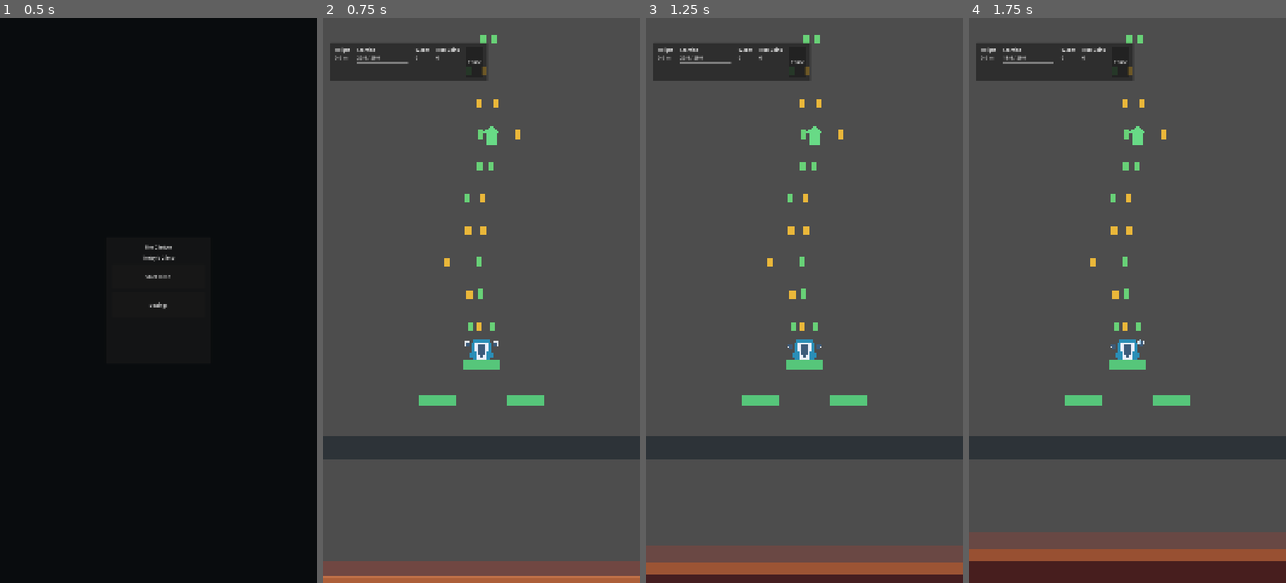
Above: before the commit, frames 1-4 (left to right).
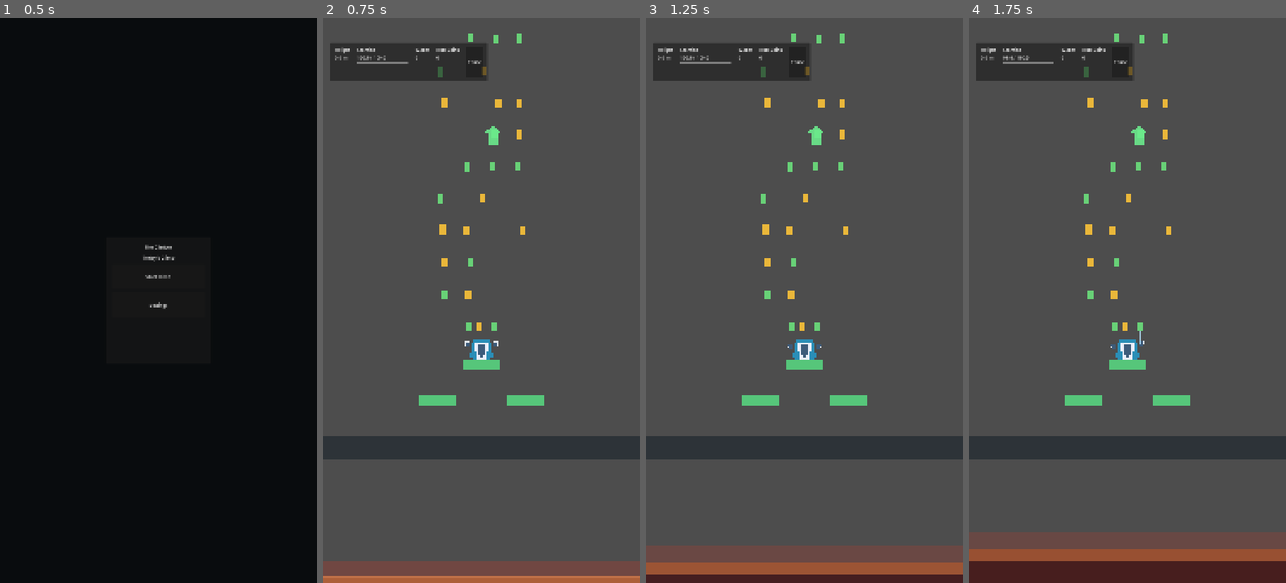
Above: after the commit, the same moments.

Repository: Khanh04/the-climber
Game: Godot game, scene res://scenes/main/main_menu_scene.tscn
Two runs of this game, one before a commit and one after it. Both use one fixed random seed, a clock stepped at 60 frames per second and the inputs below.
Inputs (mouse positions are in pixels of both pictures, inside the frame that each line leads up to):
- Up to frame 1 (0.5 s): no input
- Up to frame 2 (0.75 s): click "Start Climb" at 0.5 s
- Up to frame 3 (1.25 s): no input
- Up to frame 4 (1.75 s): tap Enter at 1.25 s; move the mouse to (1197, 272) at 1.27 s; hold D (debug_right_grip) from 1.28 s (still down); hold Shift from 1.28 s (still down); click (1197, 272) at 1.42 s

Frame 1 is identical in both runs. In frame 2, 0.8% of the frame differs, in the area x 10-64%, y 2-56%; in frame 3, 0.8%; in frame 4, 0.8%.

Commit message:
feat: Update lane position ratios and enhance support lane logic for route generation

Diff:
--- a/resources/config/generation_tuning.gd
+++ b/resources/config/generation_tuning.gd
@@ -20,9 +20,9 @@
 ## Horizontal meters available for generated lanes inside a chunk.
 @export var chunk_width_meters: float = 3.0
 ## Ratio of half-width used for the inner left and inner right lane anchors.
-@export var inner_lane_position_ratio: float = 0.28
+@export var inner_lane_position_ratio: float = 0.32
 ## Ratio of half-width used for the outer left and outer right lane anchors.
-@export var outer_lane_position_ratio: float = 0.82
+@export var outer_lane_position_ratio: float = 0.88
 ## Height of the opener's first reachable row above the reset anchor.
 @export var opener_first_row_height_meters: float = 0.72
 ## Clearance kept between the top of the opener route and the chunk ceiling.
--- a/scenes/main/run_scene.tscn
+++ b/scenes/main/run_scene.tscn
@@ -18,7 +18,7 @@
 
 [sub_resource type="Resource" id="Resource_stamina"]
 script = ExtResource("3_stamina")
-one_hand_seconds = 20.0
+one_hand_seconds = 100.0
 
 [sub_resource type="Resource" id="Resource_generation"]
 script = ExtResource("10_generation")
--- a/src/gameplay/generation/chunk_route_population_builder.gd
+++ b/src/gameplay/generation/chunk_route_population_builder.gd
@@ -14,6 +14,7 @@
 const RouteBranchSideScript = preload("res://src/gameplay/generation/route_branch_side.gd")
 const RouteHazardPlacementScript: GDScript = preload("res://src/gameplay/generation/route_hazard_placement.gd")
 const RouteLaneScript = preload("res://src/gameplay/generation/route_lane.gd")
+const RouteMovementStyleScript = preload("res://src/gameplay/generation/route_movement_style.gd")
 const RoutePlannedPathScript = preload("res://src/gameplay/generation/route_planned_path.gd")
 const RoutePopulatedHoldScript: GDScript = preload("res://src/gameplay/generation/route_populated_hold.gd")
 const RouteRewardPlacementScript: GDScript = preload("res://src/gameplay/generation/route_reward_placement.gd")
@@ -164,25 +165,230 @@
 		return support_lanes
 
 	RouteRowRoleScript.assert_valid(row_role)
-	_append_unique_support_lane(support_lanes, _get_beginner_single_support_lane(plan, row_index, safe_lane), safe_lane)
+	if row_role == RouteRowRoleScript.Value.DECISION:
+		return _get_easy_decision_support_lanes(plan, row_index, safe_lane)
+	if row_role == RouteRowRoleScript.Value.CATCH:
+		return _get_easy_catch_support_lanes(plan, row_index, safe_lane)
+
+	_append_unique_support_lane(support_lanes, _get_easy_single_support_lane(plan, row_index, safe_lane), safe_lane)
 	return support_lanes
 
+func _get_easy_single_support_lane(plan: ChunkRoutePlanScript, row_index: int, safe_lane: int) -> int:
+	Validation.require_condition(plan != null, "ChunkRoutePopulationBuilder easy single supports require a route plan.")
+	RouteLaneScript.assert_valid(safe_lane)
+	match plan.movement_style:
+		RouteMovementStyleScript.Value.LADDER:
+			return _get_beginner_single_support_lane(plan, row_index, safe_lane)
+		RouteMovementStyleScript.Value.ZIGZAG:
+			return _get_easy_zigzag_support_lane(plan, row_index, safe_lane)
+		RouteMovementStyleScript.Value.RECOVERY:
+			return _get_easy_recovery_support_lane(plan, row_index, safe_lane)
+		_:
+			RouteMovementStyleScript.assert_valid(plan.movement_style)
+			return _get_beginner_single_support_lane(plan, row_index, safe_lane)
+
+func _get_easy_decision_support_lanes(plan: ChunkRoutePlanScript, row_index: int, safe_lane: int) -> Array[int]:
+	Validation.require_condition(plan != null, "ChunkRoutePopulationBuilder easy decision supports require a route plan.")
+	RouteLaneScript.assert_valid(safe_lane)
+	match plan.movement_style:
+		RouteMovementStyleScript.Value.LADDER:
+			return _get_easy_wide_side_support_lanes(safe_lane)
+		RouteMovementStyleScript.Value.ZIGZAG:
+			return _get_easy_zigzag_decision_support_lanes(plan, row_index, safe_lane)
+		RouteMovementStyleScript.Value.RECOVERY:
+			return _get_easy_recovery_decision_support_lanes(safe_lane)
+		_:
+			RouteMovementStyleScript.assert_valid(plan.movement_style)
+			return _get_easy_wide_side_support_lanes(safe_lane)
+
+func _get_easy_wide_side_support_lanes(safe_lane: int) -> Array[int]:
+	RouteLaneScript.assert_valid(safe_lane)
+	var support_lanes: Array[int] = []
+	match safe_lane:
+		RouteLaneScript.Value.CENTER:
+			_append_unique_support_lane(support_lanes, RouteLaneScript.Value.OUTER_LEFT, safe_lane)
+			_append_unique_support_lane(support_lanes, RouteLaneScript.Value.OUTER_RIGHT, safe_lane)
+		RouteLaneScript.Value.INNER_LEFT:
+			_append_unique_support_lane(support_lanes, RouteLaneScript.Value.OUTER_LEFT, safe_lane)
+			_append_unique_support_lane(support_lanes, RouteLaneScript.Value.OUTER_RIGHT, safe_lane)
+		RouteLaneScript.Value.OUTER_LEFT:
+			_append_unique_support_lane(support_lanes, RouteLaneScript.Value.INNER_LEFT, safe_lane)
+			_append_unique_support_lane(support_lanes, RouteLaneScript.Value.OUTER_RIGHT, safe_lane)
+		RouteLaneScript.Value.INNER_RIGHT:
+			_append_unique_support_lane(support_lanes, RouteLaneScript.Value.OUTER_LEFT, safe_lane)
+			_append_unique_support_lane(support_lanes, RouteLaneScript.Value.OUTER_RIGHT, safe_lane)
+		RouteLaneScript.Value.OUTER_RIGHT:
+			_append_unique_support_lane(support_lanes, RouteLaneScript.Value.OUTER_LEFT, safe_lane)
+			_append_unique_support_lane(support_lanes, RouteLaneScript.Value.INNER_RIGHT, safe_lane)
+		_:
+			Validation.require_condition(false, "ChunkRoutePopulationBuilder easy wide supports require a supported safe lane.")
+
+	return support_lanes
+
+func _get_easy_zigzag_decision_support_lanes(plan: ChunkRoutePlanScript, row_index: int, safe_lane: int) -> Array[int]:
+	Validation.require_condition(plan != null, "ChunkRoutePopulationBuilder zigzag decision supports require a route plan.")
+	RouteLaneScript.assert_valid(safe_lane)
+	var support_lanes: Array[int] = []
+	var leans_left: bool = ((row_index + plan.chunk_index) % 2) == 0
+	match safe_lane:
+		RouteLaneScript.Value.CENTER:
+			if leans_left:
+				_append_unique_support_lane(support_lanes, RouteLaneScript.Value.OUTER_LEFT, safe_lane)
+				_append_unique_support_lane(support_lanes, RouteLaneScript.Value.INNER_RIGHT, safe_lane)
+			else:
+				_append_unique_support_lane(support_lanes, RouteLaneScript.Value.INNER_LEFT, safe_lane)
+				_append_unique_support_lane(support_lanes, RouteLaneScript.Value.OUTER_RIGHT, safe_lane)
+		RouteLaneScript.Value.INNER_LEFT:
+			_append_unique_support_lane(support_lanes, RouteLaneScript.Value.OUTER_LEFT, safe_lane)
+			_append_unique_support_lane(support_lanes, RouteLaneScript.Value.INNER_RIGHT, safe_lane)
+		RouteLaneScript.Value.OUTER_LEFT:
+			_append_unique_support_lane(support_lanes, RouteLaneScript.Value.INNER_LEFT, safe_lane)
+			_append_unique_support_lane(support_lanes, RouteLaneScript.Value.INNER_RIGHT, safe_lane)
+		RouteLaneScript.Value.INNER_RIGHT:
+			_append_unique_support_lane(support_lanes, RouteLaneScript.Value.INNER_LEFT, safe_lane)
+			_append_unique_support_lane(support_lanes, RouteLaneScript.Value.OUTER_RIGHT, safe_lane)
+		RouteLaneScript.Value.OUTER_RIGHT:
+			_append_unique_support_lane(support_lanes, RouteLaneScript.Value.INNER_LEFT, safe_lane)
+			_append_unique_support_lane(support_lanes, RouteLaneScript.Value.INNER_RIGHT, safe_lane)
+		_:
+			Validation.require_condition(false, "ChunkRoutePopulationBuilder zigzag decision supports require a supported safe lane.")
+
+	return support_lanes
+
+func _get_easy_recovery_decision_support_lanes(safe_lane: int) -> Array[int]:
+	RouteLaneScript.assert_valid(safe_lane)
+	var support_lanes: Array[int] = []
+	match safe_lane:
+		RouteLaneScript.Value.CENTER:
+			_append_unique_support_lane(support_lanes, RouteLaneScript.Value.INNER_LEFT, safe_lane)
+			_append_unique_support_lane(support_lanes, RouteLaneScript.Value.INNER_RIGHT, safe_lane)
+		RouteLaneScript.Value.INNER_LEFT:
+			_append_unique_support_lane(support_lanes, RouteLaneScript.Value.OUTER_LEFT, safe_lane)
+			_append_unique_support_lane(support_lanes, RouteLaneScript.Value.INNER_RIGHT, safe_lane)
+		RouteLaneScript.Value.OUTER_LEFT:
+			_append_unique_support_lane(support_lanes, RouteLaneScript.Value.INNER_LEFT, safe_lane)
+			_append_unique_support_lane(support_lanes, RouteLaneScript.Value.INNER_RIGHT, safe_lane)
+		RouteLaneScript.Value.INNER_RIGHT:
+			_append_unique_support_lane(support_lanes, RouteLaneScript.Value.INNER_LEFT, safe_lane)
+			_append_unique_support_lane(support_lanes, RouteLaneScript.Value.OUTER_RIGHT, safe_lane)
+		RouteLaneScript.Value.OUTER_RIGHT:
+			_append_unique_support_lane(support_lanes, RouteLaneScript.Value.INNER_LEFT, safe_lane)
+			_append_unique_support_lane(support_lanes, RouteLaneScript.Value.INNER_RIGHT, safe_lane)
+		_:
+			Validation.require_condition(false, "ChunkRoutePopulationBuilder recovery decision supports require a supported safe lane.")
+
+	return support_lanes
+
+func _get_easy_catch_support_lanes(plan: ChunkRoutePlanScript, row_index: int, safe_lane: int) -> Array[int]:
+	Validation.require_condition(plan != null, "ChunkRoutePopulationBuilder easy catch supports require a route plan.")
+	RouteLaneScript.assert_valid(safe_lane)
+	var support_lanes: Array[int] = []
+	match safe_lane:
+		RouteLaneScript.Value.CENTER:
+			if ((row_index + plan.chunk_index) % 2) == 0:
+				_append_unique_support_lane(support_lanes, RouteLaneScript.Value.INNER_LEFT, safe_lane)
+				_append_unique_support_lane(support_lanes, RouteLaneScript.Value.OUTER_RIGHT, safe_lane)
+			else:
+				_append_unique_support_lane(support_lanes, RouteLaneScript.Value.OUTER_LEFT, safe_lane)
+				_append_unique_support_lane(support_lanes, RouteLaneScript.Value.INNER_RIGHT, safe_lane)
+		RouteLaneScript.Value.INNER_LEFT:
+			_append_unique_support_lane(support_lanes, RouteLaneScript.Value.OUTER_LEFT, safe_lane)
+			_append_unique_support_lane(support_lanes, RouteLaneScript.Value.INNER_RIGHT, safe_lane)
+		RouteLaneScript.Value.OUTER_LEFT:
+			_append_unique_support_lane(support_lanes, RouteLaneScript.Value.INNER_LEFT, safe_lane)
+			_append_unique_support_lane(support_lanes, RouteLaneScript.Value.INNER_RIGHT, safe_lane)
+		RouteLaneScript.Value.INNER_RIGHT:
+			_append_unique_support_lane(support_lanes, RouteLaneScript.Value.INNER_LEFT, safe_lane)
+			_append_unique_support_lane(support_lanes, RouteLaneScript.Value.OUTER_RIGHT, safe_lane)
+		RouteLaneScript.Value.OUTER_RIGHT:
+			_append_unique_support_lane(support_lanes, RouteLaneScript.Value.INNER_LEFT, safe_lane)
+			_append_unique_support_lane(support_lanes, RouteLaneScript.Value.INNER_RIGHT, safe_lane)
+		_:
+			Validation.require_condition(false, "ChunkRoutePopulationBuilder easy catch supports require a supported safe lane.")
+
+	return support_lanes
+
 func _get_beginner_single_support_lane(plan: ChunkRoutePlanScript, row_index: int, safe_lane: int) -> int:
 	RouteLaneScript.assert_valid(safe_lane)
-	if safe_lane == RouteLaneScript.Value.CENTER:
-		if plan.optional_route_required:
-			return _get_support_lane_opposite_branch(plan, row_index)
-
-		return _get_alternating_beginner_support_lane(plan, row_index)
-
-	return RouteLaneScript.Value.CENTER
-
-func _get_alternating_beginner_support_lane(plan: ChunkRoutePlanScript, row_index: int) -> int:
+	match safe_lane:
+		RouteLaneScript.Value.CENTER:
+			if plan.optional_route_required:
+				return _get_wide_support_lane_opposite_branch(plan, row_index)
+
+			return _get_alternating_beginner_outer_lane(plan, row_index)
+		RouteLaneScript.Value.INNER_LEFT:
+			return RouteLaneScript.Value.OUTER_LEFT
+		RouteLaneScript.Value.OUTER_LEFT:
+			return RouteLaneScript.Value.INNER_LEFT
+		RouteLaneScript.Value.INNER_RIGHT:
+			return RouteLaneScript.Value.OUTER_RIGHT
+		RouteLaneScript.Value.OUTER_RIGHT:
+			return RouteLaneScript.Value.INNER_RIGHT
+		_:
+			Validation.require_condition(false, "ChunkRoutePopulationBuilder beginner support lanes require a supported safe lane.")
+			return RouteLaneScript.Value.CENTER
+
+func _get_easy_zigzag_support_lane(plan: ChunkRoutePlanScript, row_index: int, safe_lane: int) -> int:
+	Validation.require_condition(plan != null, "ChunkRoutePopulationBuilder zigzag supports require a route plan.")
+	RouteLaneScript.assert_valid(safe_lane)
+	match safe_lane:
+		RouteLaneScript.Value.CENTER:
+			return _get_alternating_beginner_inner_lane(plan, row_index)
+		RouteLaneScript.Value.INNER_LEFT:
+			return RouteLaneScript.Value.INNER_RIGHT
+		RouteLaneScript.Value.OUTER_LEFT:
+			return RouteLaneScript.Value.INNER_LEFT
+		RouteLaneScript.Value.INNER_RIGHT:
+			return RouteLaneScript.Value.INNER_LEFT
+		RouteLaneScript.Value.OUTER_RIGHT:
+			return RouteLaneScript.Value.INNER_RIGHT
+		_:
+			Validation.require_condition(false, "ChunkRoutePopulationBuilder zigzag supports require a supported safe lane.")
+			return RouteLaneScript.Value.CENTER
+
+func _get_easy_recovery_support_lane(plan: ChunkRoutePlanScript, row_index: int, safe_lane: int) -> int:
+	Validation.require_condition(plan != null, "ChunkRoutePopulationBuilder recovery supports require a route plan.")
+	RouteLaneScript.assert_valid(safe_lane)
+	match safe_lane:
+		RouteLaneScript.Value.CENTER:
+			return _get_alternating_beginner_inner_lane(plan, row_index)
+		RouteLaneScript.Value.INNER_LEFT:
+			return RouteLaneScript.Value.OUTER_LEFT
+		RouteLaneScript.Value.OUTER_LEFT:
+			return RouteLaneScript.Value.INNER_LEFT
+		RouteLaneScript.Value.INNER_RIGHT:
+			return RouteLaneScript.Value.OUTER_RIGHT
+		RouteLaneScript.Value.OUTER_RIGHT:
+			return RouteLaneScript.Value.INNER_RIGHT
+		_:
+			Validation.require_condition(false, "ChunkRoutePopulationBuilder recovery supports require a supported safe lane.")
+			return RouteLaneScript.Value.CENTER
+
+func _get_alternating_beginner_inner_lane(plan: ChunkRoutePlanScript, row_index: int) -> int:
+	Validation.require_condition(plan != null, "ChunkRoutePopulationBuilder alternating inner supports require a route plan.")
 	var lane_index: int = (row_index + plan.chunk_index) % 2
 	if lane_index == 0:
 		return RouteLaneScript.Value.INNER_LEFT
 
 	return RouteLaneScript.Value.INNER_RIGHT
+
+func _get_alternating_beginner_outer_lane(plan: ChunkRoutePlanScript, row_index: int) -> int:
+	var lane_index: int = (row_index + plan.chunk_index) % 2
+	if lane_index == 0:
+		return RouteLaneScript.Value.OUTER_LEFT
+
+	return RouteLaneScript.Value.OUTER_RIGHT
+
+func _get_wide_support_lane_opposite_branch(plan: ChunkRoutePlanScript, row_index: int) -> int:
+	Validation.require_condition(plan.optional_route_required, "ChunkRoutePopulationBuilder wide branch supports require an optional route plan.")
+	if plan.route_branch_side == RouteBranchSideScript.Value.LEFT:
+		if ((row_index + plan.chunk_index) % 2) == 0:
+			return RouteLaneScript.Value.OUTER_RIGHT
+		return RouteLaneScript.Value.INNER_RIGHT
+
+	if ((row_index + plan.chunk_index) % 2) == 0:
+		return RouteLaneScript.Value.OUTER_LEFT
+	return RouteLaneScript.Value.INNER_LEFT
 
 func _append_unique_support_lane(support_lanes: Array[int], candidate_lane: int, excluded_lane: int) -> void:
 	RouteLaneScript.assert_valid(candidate_lane)
--- a/tests/scene/test_run_scene.gd
+++ b/tests/scene/test_run_scene.gd
@@ -156,7 +156,7 @@
     add_child_autofree(playground)
     await get_tree().process_frame
 
-    assert_eq(playground.stamina_tuning.one_hand_seconds, 20.0)
+    assert_eq(playground.stamina_tuning.one_hand_seconds, 100.0)
 
 func test_run_scene_applies_equipped_chaser_theme_from_cosmetic_loadout() -> void:
     var scene: PackedScene = load("res://scenes/main/run_scene.tscn")
@@ -1266,7 +1266,7 @@
     assert_not_null(coins_value_label)
     assert_not_null(run_end_screen)
     assert_eq(height_value_label.text, "0.0 m")
-    assert_eq(stamina_value_label.text, "20.0 / 20.0")
+    assert_eq(stamina_value_label.text, "100.0 / 100.0")
     assert_eq(wallet_value_label.text, "0")
     assert_eq(coins_value_label.text, "0")
     assert_false(run_end_screen.visible)
--- a/tests/unit/test_chunk_route_population_builder.gd
+++ b/tests/unit/test_chunk_route_population_builder.gd
@@ -13,25 +13,92 @@
 const RouteAnchorGraphScript = preload("res://src/gameplay/generation/route_anchor_graph.gd")
 const RouteBranchSideScript = preload("res://src/gameplay/generation/route_branch_side.gd")
 const RouteLaneScript = preload("res://src/gameplay/generation/route_lane.gd")
+const RouteMovementStyleScript = preload("res://src/gameplay/generation/route_movement_style.gd")
 const RouteRoleScript = preload("res://src/gameplay/generation/route_role.gd")
+const RouteRowRoleScript = preload("res://src/gameplay/generation/route_row_role.gd")
 
 func test_easy_opener_population_adds_beginner_support_without_flat_bars() -> void:
     var plan: ChunkRoutePlanScript = _build_plan(0, ChunkRouteSlotScript.Value.OPENER, ChunkDifficultyBandScript.Value.EASY)
     var population: RefCounted = _build_population(plan)
+    var has_outer_support_hold: bool = false
+    var decision_and_catch_rows: int = plan.count_row_role(RouteRowRoleScript.Value.DECISION) + plan.count_row_role(RouteRowRoleScript.Value.CATCH)
 
     assert_eq(_call_int(population, &"count_safe_path_holds"), plan.get_row_count())
     assert_eq(_call_int(population, &"count_optional_path_holds"), 0)
-    assert_eq(_call_int(population, &"count_support_holds"), plan.get_row_count() + 2)
+    assert_eq(_call_int(population, &"count_support_holds"), plan.get_row_count() + 2 + decision_and_catch_rows)
 
     for row_index in range(plan.get_row_count()):
         assert_gte(_call_int_with_argument(population, &"count_holds_in_row", row_index), 2)
 
     assert_gte(_call_int_with_argument(population, &"count_holds_in_row", 0), 3)
     assert_gte(_call_int_with_argument(population, &"count_holds_in_row", plan.get_row_count() - 1), 3)
+    for row_index in range(plan.get_row_count()):
+        var row_role: int = plan.row_roles[row_index]
+        if row_role == RouteRowRoleScript.Value.DECISION or row_role == RouteRowRoleScript.Value.CATCH:
+            assert_gte(_call_int_with_argument(population, &"count_holds_in_row", row_index), 3)
 
     for hold in _require_ref_counted_array_property(population, &"holds"):
         if _require_bool_property(hold, &"is_safe_path"):
             assert_true(plan.safe_path_allows_handhold_type(_require_int_property(hold, &"handhold_type")))
+        if _require_bool_property(hold, &"is_support_hold") and RouteLaneScript.is_outer(_require_int_property(hold, &"lane")):
+            has_outer_support_hold = true
+
+    assert_true(has_outer_support_hold)
+
+func test_easy_opener_uses_mirrored_decision_supports_and_asymmetric_catch_supports() -> void:
+    var plan: ChunkRoutePlanScript = _build_plan(0, ChunkRouteSlotScript.Value.OPENER, ChunkDifficultyBandScript.Value.EASY)
+    var population: RefCounted = _build_population(plan)
+    var decision_row_index: int = 3
+    var catch_row_index: int = 5
+    var decision_support_lanes: Array[int] = _get_support_lanes_in_row(population, decision_row_index)
+    var catch_support_lanes: Array[int] = _get_support_lanes_in_row(population, catch_row_index)
+
+    assert_true(decision_support_lanes.has(RouteLaneScript.Value.OUTER_LEFT))
+    assert_true(decision_support_lanes.has(RouteLaneScript.Value.OUTER_RIGHT))
+    assert_eq(_count_outer_lanes(decision_support_lanes), 2)
+    assert_eq(_count_outer_lanes(catch_support_lanes), 1)
+    assert_eq(_count_inner_lanes(catch_support_lanes), 1)
+
+func test_easy_skill_uses_zigzag_decision_support_silhouette() -> void:
+    var plan: ChunkRoutePlanScript = _build_plan(2, ChunkRouteSlotScript.Value.SKILL, ChunkDifficultyBandScript.Value.EASY)
+    var population: RefCounted = _build_population(plan)
+    var decision_row_index: int = 2
+    var decision_support_lanes: Array[int] = _get_support_lanes_in_row(population, decision_row_index)
+
+    assert_eq(plan.movement_style, RouteMovementStyleScript.Value.ZIGZAG)
+    assert_eq(_count_outer_lanes(decision_support_lanes), 1)
+    assert_eq(_count_inner_lanes(decision_support_lanes), 1)
+    assert_false(decision_support_lanes.has(RouteLaneScript.Value.OUTER_LEFT) and decision_support_lanes.has(RouteLaneScript.Value.OUTER_RIGHT))
+
+func test_easy_opener_support_rows_keep_ladder_side_support_language() -> void:
+    var plan: ChunkRoutePlanScript = _build_plan(0, ChunkRouteSlotScript.Value.OPENER, ChunkDifficultyBandScript.Value.EASY)
+    var population: RefCounted = _build_population(plan)
+    var support_row_index: int = 1
+    var support_lanes: Array[int] = _get_support_lanes_in_row(population, support_row_index)
+
+    assert_eq(plan.movement_style, RouteMovementStyleScript.Value.LADDER)
+    assert_eq(_count_outer_lanes(support_lanes), 1)
+    assert_eq(_count_inner_lanes(support_lanes), 0)
+
+func test_easy_skill_support_rows_use_inner_zigzag_support_language() -> void:
+    var plan: ChunkRoutePlanScript = _build_plan(2, ChunkRouteSlotScript.Value.SKILL, ChunkDifficultyBandScript.Value.EASY)
+    var population: RefCounted = _build_population(plan)
+    var support_row_index: int = 1
+    var support_lanes: Array[int] = _get_support_lanes_in_row(population, support_row_index)
+
+    assert_eq(plan.movement_style, RouteMovementStyleScript.Value.ZIGZAG)
+    assert_eq(_count_outer_lanes(support_lanes), 0)
+    assert_eq(_count_inner_lanes(support_lanes), 1)
+
+func test_easy_recovery_support_rows_use_contained_recovery_support_language() -> void:
+    var plan: ChunkRoutePlanScript = _build_plan(3, ChunkRouteSlotScript.Value.RECOVERY, ChunkDifficultyBandScript.Value.EASY)
+    var population: RefCounted = _build_population(plan)
+    var support_row_index: int = 3
+    var support_lanes: Array[int] = _get_support_lanes_in_row(population, support_row_index)
+
+    assert_eq(plan.movement_style, RouteMovementStyleScript.Value.RECOVERY)
+    assert_eq(_count_outer_lanes(support_lanes), 0)
+    assert_eq(_count_inner_lanes(support_lanes), 1)
 
 func test_skill_population_marks_horizontal_branch_as_optional_beta() -> void:
     var plan: ChunkRoutePlanScript = _build_plan(2, ChunkRouteSlotScript.Value.SKILL, ChunkDifficultyBandScript.Value.EASY)
@@ -172,6 +239,30 @@
     var typed_value: bool = raw_value
     return typed_value
 
+func _get_support_lanes_in_row(population: RefCounted, row_index: int) -> Array[int]:
+    var support_lanes: Array[int] = []
+    for hold in _require_ref_counted_array_property(population, &"holds"):
+        if _require_bool_property(hold, &"is_support_hold") and _require_int_property(hold, &"row_index") == row_index:
+            support_lanes.append(_require_int_property(hold, &"lane"))
+
+    return support_lanes
+
+func _count_outer_lanes(lanes: Array[int]) -> int:
+    var count: int = 0
+    for lane in lanes:
+        if RouteLaneScript.is_outer(lane):
+            count += 1
+
+    return count
+
+func _count_inner_lanes(lanes: Array[int]) -> int:
+    var count: int = 0
+    for lane in lanes:
+        if lane == RouteLaneScript.Value.INNER_LEFT or lane == RouteLaneScript.Value.INNER_RIGHT:
+            count += 1
+
+    return count
+
 func _get_outer_lane_for_branch_side(branch_side: int) -> int:
     RouteBranchSideScript.assert_valid(branch_side)
     Validation.require_condition(branch_side != RouteBranchSideScript.Value.NONE, "Test helper requires a branch side.")
